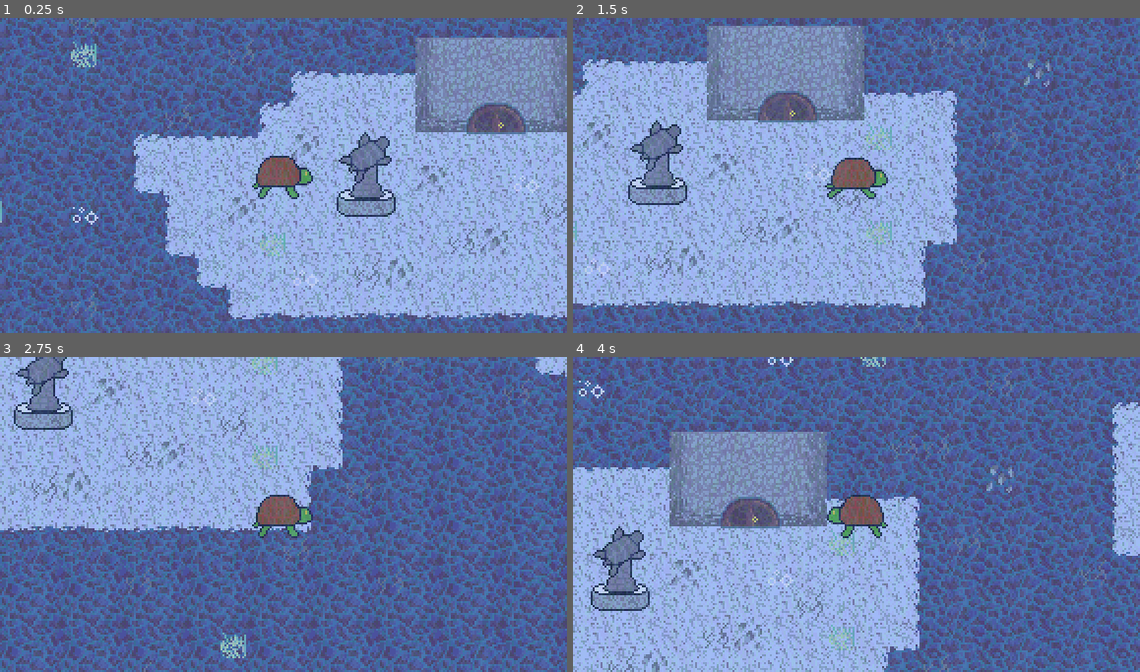
Above: before the commit, frames 1-4 (two rows, left to right).
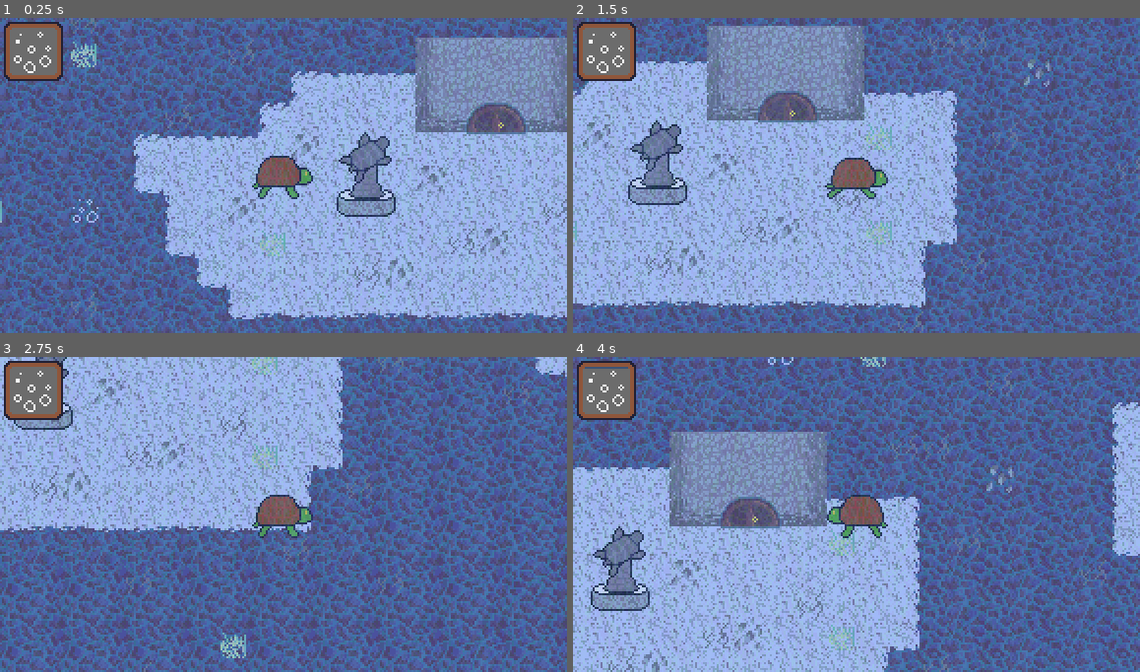
Above: after the commit, the same moments.

Repository: Tsunami014/Undersea
Game: Godot game, scene res://main.tscn
Same seed, same stepped clock (60 frames per second), same inputs: the game is played once before the commit and once after it.
Inputs:
- Up to frame 1 (0.25 s): no input
- Up to frame 2 (1.5 s): tap Enter (action) at 0.5, 0.6, 1.35 s; hold Right (right) 0.53-1.28 s; hold Down (down) from 1.28 s (still down)
- Up to frame 3 (2.75 s): release Down (down) at 2.03 s; hold Right (right) from 2.03 s (still down); tap Enter (action) at 2.1 s
- Up to frame 4 (4 s): release Right (right) at 2.78 s; hold Up (up) 2.78-3.53 s; tap Enter (action) at 2.85, 3.6 s; hold Left (left) from 3.53 s (still down)

The runs differ from the first frame. In frame 1, 2.1% of the frame differs, in the area x 0-96%, y 1-86%; in frame 2, 2.1%; in frame 3, 2.0%; in frame 4, 2.0%.

Commit message:
Added basic air gui and puzzle tiles!

Diff:
--- /dev/null
+++ b/airgui.gd
@@ -0,0 +1,12 @@
+extends ColorRect
+
+@onready var player: Player = get_owner()
+@onready var maxHei = get_size().y
+
+func _ready() -> void:
+	_update()
+func _process(delta: float) -> void:
+	_update()
+
+func _update():
+	size.y = (maxHei / 100) * player.air
--- a/main.tscn
+++ b/main.tscn
@@ -1,56 +1,17 @@
-[gd_scene load_steps=18 format=4 uid="uid://ca8ud5tj3lnii"]
+[gd_scene load_steps=9 format=4 uid="uid://ca8ud5tj3lnii"]
 
 [ext_resource type="TileSet" uid="uid://bdfw371584336" path="res://tileset.tres" id="1_h2yge"]
-[ext_resource type="Texture2D" uid="uid://dwnj1svdw8y2l" path="res://assets/Turtle.png" id="2_0xm2m"]
 [ext_resource type="Script" uid="uid://73gk3ogbahji" path="res://changeVis.gd" id="2_7mycd"]
-[ext_resource type="Script" uid="uid://gd5xlecbt448" path="res://player.gd" id="3_h2yge"]
-[ext_resource type="Texture2D" uid="uid://cx6q2idha12nr" path="res://assets/wave1.png" id="5_kek77"]
-[ext_resource type="Script" uid="uid://cf5cdmj1dth8a" path="res://wave.gd" id="6_4c57u"]
-[ext_resource type="Texture2D" uid="uid://c6a0m4lcs3yr6" path="res://assets/wave2.png" id="7_efxa6"]
+[ext_resource type="PackedScene" uid="uid://xumwhpchsmdx" path="res://player.tscn" id="3_7mycd"]
 [ext_resource type="PackedScene" uid="uid://djpk025al81ol" path="res://prefabs/statue.tscn" id="8_5vw27"]
 [ext_resource type="PackedScene" uid="uid://6irmy22wta26" path="res://prefabs/door.tscn" id="9_kek77"]
 [ext_resource type="Texture2D" uid="uid://dfcohytqjhl8h" path="res://assets/tileset.png" id="10_4c57u"]
 
-[sub_resource type="AtlasTexture" id="AtlasTexture_kek77"]
-atlas = ExtResource("2_0xm2m")
-region = Rect2(0, 0, 32, 32)
-
-[sub_resource type="AtlasTexture" id="AtlasTexture_4c57u"]
-atlas = ExtResource("2_0xm2m")
-region = Rect2(32, 0, 32, 32)
-
-[sub_resource type="AtlasTexture" id="AtlasTexture_efxa6"]
-atlas = ExtResource("2_0xm2m")
-region = Rect2(64, 0, 32, 32)
-
-[sub_resource type="SpriteFrames" id="SpriteFrames_dg77c"]
-animations = [{
-"frames": [{
-"duration": 1.0,
-"texture": SubResource("AtlasTexture_kek77")
-}, {
-"duration": 1.0,
-"texture": SubResource("AtlasTexture_4c57u")
-}, {
-"duration": 1.0,
-"texture": SubResource("AtlasTexture_efxa6")
-}, {
-"duration": 1.0,
-"texture": SubResource("AtlasTexture_efxa6")
-}],
-"loop": true,
-"name": &"default",
-"speed": 10.0
-}]
-
-[sub_resource type="CapsuleShape2D" id="CapsuleShape2D_h2yge"]
-radius = 10.000004
-
-[sub_resource type="AtlasTexture" id="AtlasTexture_dg77c"]
+[sub_resource type="AtlasTexture" id="AtlasTexture_5vw27"]
 atlas = ExtResource("10_4c57u")
 region = Rect2(64, 48, 32, 16)
 
-[sub_resource type="AtlasTexture" id="AtlasTexture_ycdy4"]
+[sub_resource type="AtlasTexture" id="AtlasTexture_dg77c"]
 atlas = ExtResource("10_4c57u")
 region = Rect2(64, 48, 32, 16)
 
@@ -74,49 +35,9 @@
 tile_set = ExtResource("1_h2yge")
 script = ExtResource("2_7mycd")
 
-[node name="Player" type="CharacterBody2D" parent="."]
+[node name="Player" parent="." instance=ExtResource("3_7mycd")]
 unique_name_in_owner = true
 position = Vector2(61, 86)
-script = ExtResource("3_h2yge")
-
-[node name="Sprite" type="AnimatedSprite2D" parent="Player"]
-sprite_frames = SubResource("SpriteFrames_dg77c")
-frame_progress = 0.4202323
-
-[node name="CollisionShape2D" type="CollisionShape2D" parent="Player"]
-rotation = 1.5707964
-shape = SubResource("CapsuleShape2D_h2yge")
-
-[node name="Camera2D" type="Camera2D" parent="Player"]
-
-[node name="Waves" type="Control" parent="Player/Camera2D"]
-visible = false
-z_index = 99
-layout_mode = 3
-anchors_preset = 0
-script = ExtResource("2_7mycd")
-vis = true
-
-[node name="Wave1" type="Sprite2D" parent="Player/Camera2D/Waves"]
-texture_repeat = 2
-texture = ExtResource("5_kek77")
-region_enabled = true
-region_rect = Rect2(0, 0, 354.2075, 241.87717)
-script = ExtResource("6_4c57u")
-xdir = 0.8
-ydir = 1.0
-
-[node name="Wave2" type="Sprite2D" parent="Player/Camera2D/Waves"]
-texture_repeat = 2
-texture = ExtResource("7_efxa6")
-region_enabled = true
-region_rect = Rect2(0, 0, 354.2075, 241.87717)
-script = ExtResource("6_4c57u")
-alpha = 0.5
-speed = 13.0
-playerspeed = 12.0
-xdir = -1.0
-ydir = -0.8
 
 [node name="Statue" parent="." instance=ExtResource("8_5vw27")]
 position = Vector2(103, 83)
--- a/player.gd
+++ b/player.gd
@@ -4,8 +4,12 @@
 @export var accel = 500
 @export var friction = 400
 
+@export var air = 100.0
+@export var airSpeed = 2.0
+
 
 func _process(delta: float) -> void:
+	air -= delta * airSpeed
 	var vel = Input.get_vector("left", "right", "up", "down") * speed
 
 	if velocity.is_zero_approx():
--- /dev/null
+++ b/player.tscn
@@ -0,0 +1,123 @@
+[gd_scene load_steps=14 format=3 uid="uid://xumwhpchsmdx"]
+
+[ext_resource type="Script" uid="uid://gd5xlecbt448" path="res://player.gd" id="1_1jxqw"]
+[ext_resource type="Texture2D" uid="uid://dwnj1svdw8y2l" path="res://assets/Turtle.png" id="2_dw050"]
+[ext_resource type="Script" uid="uid://73gk3ogbahji" path="res://changeVis.gd" id="3_b26j0"]
+[ext_resource type="Texture2D" uid="uid://cx6q2idha12nr" path="res://assets/wave1.png" id="4_n7ghd"]
+[ext_resource type="Script" uid="uid://cf5cdmj1dth8a" path="res://wave.gd" id="5_nvl01"]
+[ext_resource type="Texture2D" uid="uid://c6a0m4lcs3yr6" path="res://assets/wave2.png" id="6_ivps1"]
+[ext_resource type="Script" uid="uid://3u1abfjfpg70" path="res://airgui.gd" id="7_dw050"]
+[ext_resource type="Texture2D" uid="uid://cem1ynbp7e436" path="res://assets/airgui.png" id="7_urp6f"]
+
+[sub_resource type="AtlasTexture" id="AtlasTexture_kek77"]
+atlas = ExtResource("2_dw050")
+region = Rect2(0, 0, 32, 32)
+
+[sub_resource type="AtlasTexture" id="AtlasTexture_4c57u"]
+atlas = ExtResource("2_dw050")
+region = Rect2(32, 0, 32, 32)
+
+[sub_resource type="AtlasTexture" id="AtlasTexture_efxa6"]
+atlas = ExtResource("2_dw050")
+region = Rect2(64, 0, 32, 32)
+
+[sub_resource type="SpriteFrames" id="SpriteFrames_dg77c"]
+animations = [{
+"frames": [{
+"duration": 1.0,
+"texture": SubResource("AtlasTexture_kek77")
+}, {
+"duration": 1.0,
+"texture": SubResource("AtlasTexture_4c57u")
+}, {
+"duration": 1.0,
+"texture": SubResource("AtlasTexture_efxa6")
+}, {
+"duration": 1.0,
+"texture": SubResource("AtlasTexture_efxa6")
+}],
+"loop": true,
+"name": &"default",
+"speed": 10.0
+}]
+
+[sub_resource type="CapsuleShape2D" id="CapsuleShape2D_h2yge"]
+radius = 10.000004
+
+[node name="Player" type="CharacterBody2D"]
+script = ExtResource("1_1jxqw")
+
+[node name="Sprite" type="AnimatedSprite2D" parent="."]
+sprite_frames = SubResource("SpriteFrames_dg77c")
+frame_progress = 0.4202323
+
+[node name="CollisionShape2D" type="CollisionShape2D" parent="."]
+rotation = 1.5707964
+shape = SubResource("CapsuleShape2D_h2yge")
+
+[node name="Camera2D" type="Camera2D" parent="."]
+
+[node name="Waves" type="Control" parent="Camera2D"]
+visible = false
+z_index = 10
+layout_mode = 3
+anchors_preset = 0
+script = ExtResource("3_b26j0")
+vis = true
+
+[node name="Wave1" type="Sprite2D" parent="Camera2D/Waves"]
+texture_repeat = 2
+texture = ExtResource("4_n7ghd")
+region_enabled = true
+region_rect = Rect2(0, 0, 354.2075, 241.87717)
+script = ExtResource("5_nvl01")
+xdir = 0.8
+ydir = 1.0
+
+[node name="Wave2" type="Sprite2D" parent="Camera2D/Waves"]
+texture_repeat = 2
+texture = ExtResource("6_ivps1")
+region_enabled = true
+region_rect = Rect2(0, 0, 354.2075, 241.87717)
+script = ExtResource("5_nvl01")
+alpha = 0.5
+speed = 13.0
+playerspeed = 12.0
+xdir = -1.0
+ydir = -0.8
+
+[node name="Control" type="Control" parent="Camera2D"]
+z_index = 20
+layout_mode = 3
+anchors_preset = 0
+
+[node name="Airgui" type="Control" parent="Camera2D/Control"]
+anchors_preset = 0
+offset_left = -143.0
+offset_top = -79.0
+offset_right = -143.0
+offset_bottom = -79.0
+
+[node name="ColourBg" type="ColorRect" parent="Camera2D/Control/Airgui"]
+layout_mode = 0
+offset_left = 3.0
+offset_top = 3.0
+offset_right = 29.0
+offset_bottom = 29.0
+color = Color(0.23630622, 0.32983556, 0.46372902, 1)
+
+[node name="Colour" type="ColorRect" parent="Camera2D/Control/Airgui"]
+layout_mode = 0
+offset_left = 29.0
+offset_top = 29.0
+offset_right = 55.0
+offset_bottom = 55.0
+rotation = 3.1415927
+color = Color(0.42352942, 0.42352942, 0.42352942, 1)
+script = ExtResource("7_dw050")
+
+[node name="Texture" type="TextureRect" parent="Camera2D/Control/Airgui"]
+layout_mode = 0
+offset_right = 32.0
+offset_bottom = 32.0
+texture = ExtResource("7_urp6f")
--- a/wave.gd
+++ b/wave.gd
@@ -13,6 +13,6 @@
 
 # Called every frame. 'delta' is the elapsed time since the previous frame.
 func _process(delta: float) -> void:
-	var playrvel = %Player.velocity.normalized()
+	var playrvel = get_owner().velocity.normalized()
 	position.x = fmod(position.x + delta*(xdir*speed-(playrvel.x*playerspeed)), 32.0)
 	position.y = fmod(position.y + delta*(ydir*speed-(playrvel.y*playerspeed)), 32.0)
Not shown, added: airgui.gd.uid
Binary file added: assets/airgui.png
Not shown, added: assets/airgui.png.import
Binary file added: assets/pallete.aseprite
Binary file added: assets/puzzletiles.aseprite
Binary file added: assets/puzzletiles.png
Not shown, added: assets/puzzletiles.png.import
Binary file changed: assets/tileset.aseprite
Binary file changed: assets/tileset.png
Not shown: 2 places in main.tscn that only renumber resources
